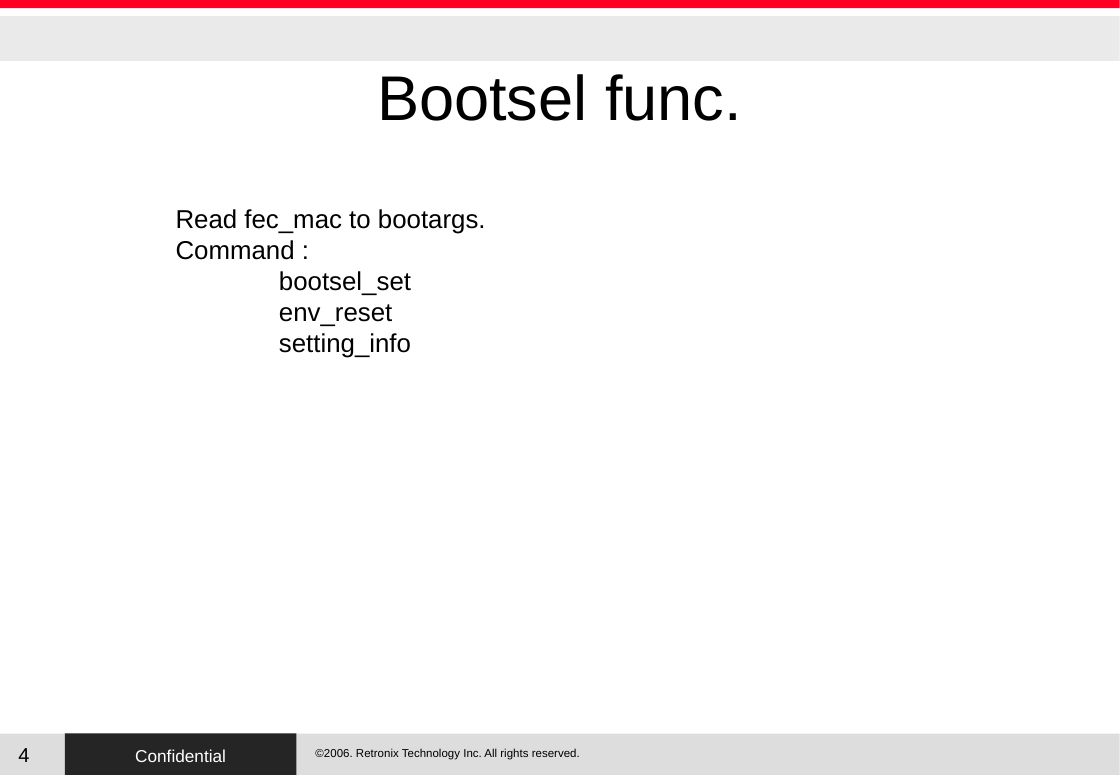
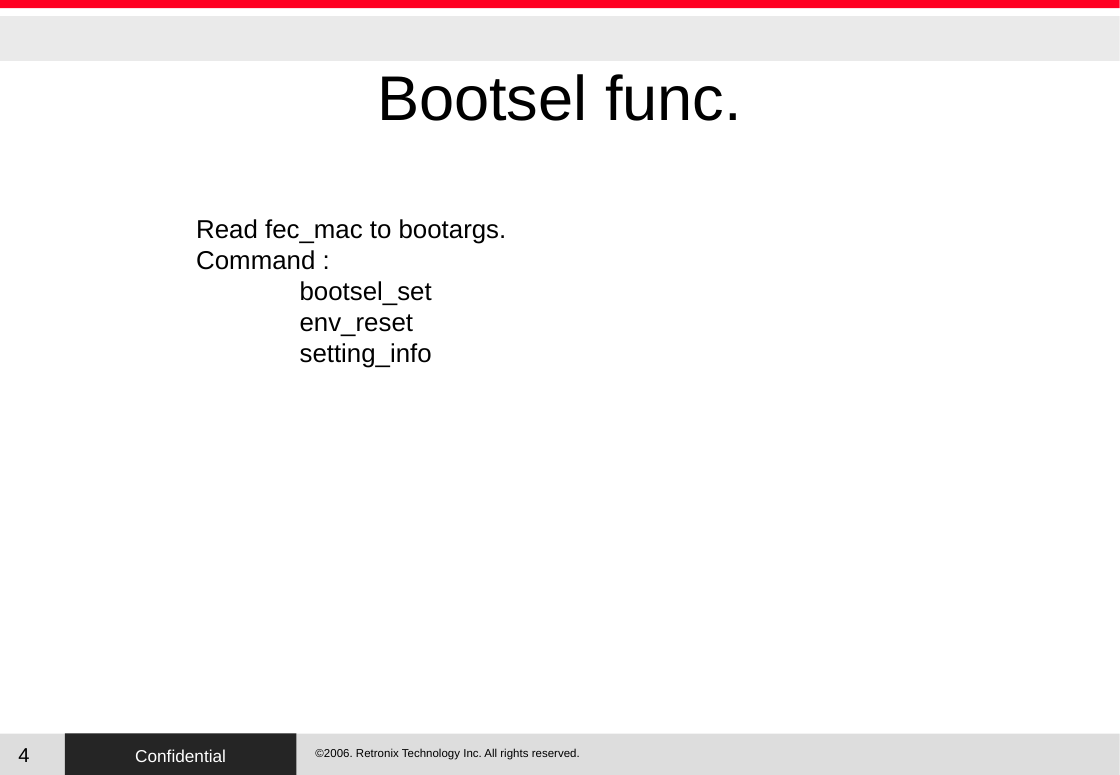
Before and after one commit to RetronixTechInc/u-boot-rtx, a slide deck: slide 4 of RTX/uboot.odp. Drawn at 1120x775 pixels with LibreOffice and Linux fonts; fonts in the diff are those of the drawing; background and template pictures are left out. Boxes give left, top, right and bottom in pixels: in the first picture for what was removed or moved away, otherwise in the second. Text is boxed around its words. In the diff, an @@ line names an element or a change of style, - is before the commit and + after.

```diff
--- a/RTX/uboot.odp
+++ b/RTX/uboot.odp
@@ text "Read fec_mac to bootargs.": place and size @@
-text "Read fec_mac to bootargs." at bbox=[176, 209, 486, 358]
+text "Read fec_mac to bootargs." at bbox=[196, 219, 507, 368]
```
Also in this commit, not shown: 3 other slides changed, 5 slides added, 29 other files.
